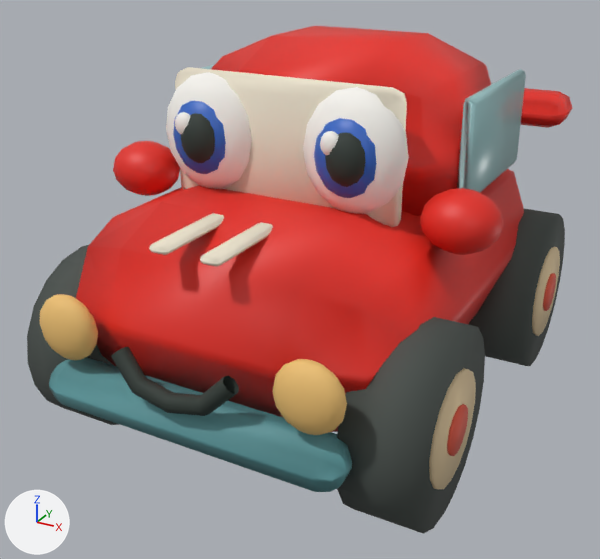
The glTF model public/models/hero-world/v3/little-red.glb: old version first, new version second.
Rendered twice from a camera (50 mm lens) standing at (1.145, -2.266, 1.499) and looking at (-0.045, -0.103, 0.418). The lights are fixed; the arrows at lower left show +X, +Y and +Z. The older version comes first. Where no turn or scale is listed for an object, it has been applied to the vertices. Vertices at exactly the same position are counted once.

In view in the first picture: 'Cylinder.002', 'Cylinder.027', 'Cylinder.030', 'Vehicle_blue', 'Vehicle_car_eye', 'Vehicle_car_red', 'Vehicle_car_white', 'Vehicle_dark', 'Vehicle_ivory', 'Vehicle_sky', 'Vehicle_yellow'.
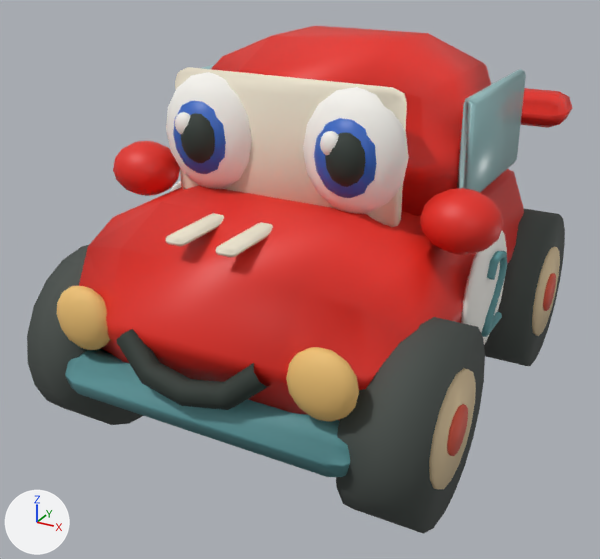
Where the newer file only moved an object's origin or applied its transform, the numbers keep the older frame.

What the commit changed:
me_cube_076 is used by ob_vehicle_blue; parent ob_body; location (0.0, -0.78, 0.29); scale (0.46, 0.46, 0.46).
me_cube_076 had 56 vertices, 108 faces and spanned x -1.0..1.0, y -0.16..0.16, z -0.14..0.14.
me_cube_076 now has 216 vertices, 396 faces and spans x -1.0..1.0, y -0.73..0.73, z -0.33..0.33.
me_cube_076 part 1: 56 vertices removed from x -1.0..1.0, y -0.16..0.16, z -0.14..0.14; 216 vertices added at x -1.0..1.0, y -0.73..0.73, z -0.33..0.33.
me_sphere_032 is used by ob_vehicle_car_white; location (0.0, -0.316, 0.92).
me_sphere_032 had 400 vertices, 784 faces and spanned x -0.382..0.382, y -0.096..0.096, z -0.172..0.172.
me_sphere_032 now has 628 vertices, 1232 faces and spans x -0.566..0.566, y -0.096..0.496, z -0.65..0.172.
me_sphere_032 part 2: a new loose piece, a UV sphere (16 segments, 8 rings, poles along z) spanning x -0.566..-0.51, y 0.096..0.496, z -0.65..-0.25, in mat_car_white (white #f9f7f1).
me_sphere_032 part 3: a new loose piece, a UV sphere (16 segments, 8 rings, poles along z) spanning x 0.51..0.566, y 0.096..0.496, z -0.65..-0.25, in mat_car_white (white #f9f7f1).
me_sphere_034 is used by ob_vehicle_dark; location (0.01, -0.598, 0.676).
me_sphere_034 had 268 vertices, 512 faces and spanned x -0.292..0.292, y -0.284..0.284, z -0.321..0.321.
me_sphere_034 now has 268 vertices, 512 faces and spans x -0.292..0.292, y -0.229..0.284, z -0.336..0.321.
me_sphere_034 part 4: a new loose piece of 40 vertices spanning x -0.243..0.223, y -0.229..-0.123, z -0.336..-0.177, in mat_dark (dark grey #2c3630).
me_sphere_034 part 5: the loose piece of 40 vertices spanning x -0.198..0.178, y -0.284..-0.213, z -0.321..-0.187 is deleted.
me_cube_071 is used by ob_vehicle_ivory; location (0.0, -0.504, 0.9).
me_cube_071 had 132 vertices, 252 faces and spanned x -0.36..0.36, y -0.271..0.271, z -0.195..0.195.
me_cube_071 now has 132 vertices, 252 faces and spans x -0.36..0.36, y -0.238..0.238, z -0.195..0.195.
me_cube_071 part 6: the loose piece of 44 vertices spanning x -0.36..0.36, y 0.19..0.271, z -0.195..0.195 is moved by (0.0, -0.032, 0.0).
me_cube_071 part 7: the loose piece of 44 vertices spanning x -0.104..-0.047, y -0.271..0.12, z -0.166..-0.142 is moved by (0.0, 0.032, 0.0).
me_cube_071 part 8: the loose piece of 44 vertices spanning x 0.047..0.104, y -0.271..0.12, z -0.166..-0.142 is moved by (0.0, 0.032, 0.0).
Object 'Vehicle_blue' (ob_vehicle_blue) moves from (0.0, -0.78, 0.29) to (0.0, -0.364, 0.415).
Object 'Vehicle_blue' (ob_vehicle_blue) is rescaled from (0.46, 0.46, 0.46) to (0.581, 0.581, 0.581).
Object 'Vehicle_ivory' (ob_vehicle_ivory) moves from (0.0, -0.504, 0.9) to (0.0, -0.472, 0.9).
Object 'Vehicle_yellow' (ob_vehicle_yellow) moves from (0.0, -0.81, 0.48) to (0.0, -0.745, 0.48).

Boxes (x1, y1, x2, y2) around the edits, measured in the pictures (600 x 559 px; the box of a moved part takes in the faces that stretch with it):
'Vehicle_blue', reshaped, moved, rescaled
    before: (49, 357, 352, 492)
    after: (65, 251, 507, 477)
'Vehicle_car_white', reshaped (40% wider, 92% taller)
    before: (166, 72, 409, 214)
    after: (166, 72, 507, 345)
'Vehicle_ivory', reshaped, moved (6% narrower)
    before: (149, 67, 407, 266)
    after: (165, 67, 407, 257)
'Vehicle_yellow', moved
    before: (40, 294, 347, 435)
    after: (57, 286, 359, 421)
'Vehicle_dark', reshaped
    before: (111, 113, 366, 416)
    after: (117, 113, 366, 410)
part 2 of me_sphere_032, added (mostly hidden)
    after: (170, 181, 182, 192)
part 3 of me_sphere_032, added
    after: (461, 231, 507, 345)
part 4 of me_sphere_034, added
    after: (117, 329, 271, 410)
part 5 of me_sphere_034, deleted
    before: (111, 347, 239, 416)
part 6 of me_cube_071, moved or reshaped
    both: (175, 67, 407, 227)
part 7 of me_cube_071, moved or reshaped
    before: (149, 213, 224, 255)
    after: (165, 213, 224, 246)
part 8 of me_cube_071, moved or reshaped
    before: (200, 222, 273, 266)
    after: (215, 222, 273, 257)
